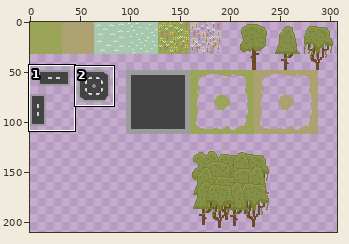
File history of a sprite sheet, sos-game/Assets/Tileset/Tileset - v2.png. The picture above shows the old version from afar; the outline marks the close-up.
Close-up. Before the commit:
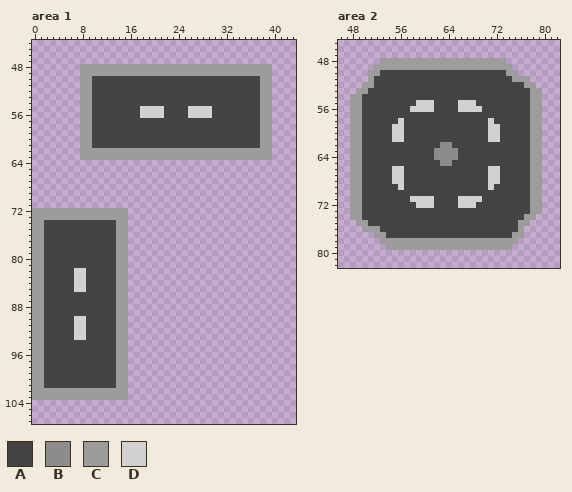
The file is 320x320 pixels. Pixels under 10% opacity are left out. Colours within 5 levels of each other are drawn and written as one. Shown: area 1: x 0..43, y 44..107; area 2: x 46..82, y 45..82. The wide view leaves out empty margins. The commit also changed other parts of the picture, which this record leaves out.
Palette (. is transparent): A #434343  B #8c8c8c  C #9c9c9c  D #d1d1d1
After:
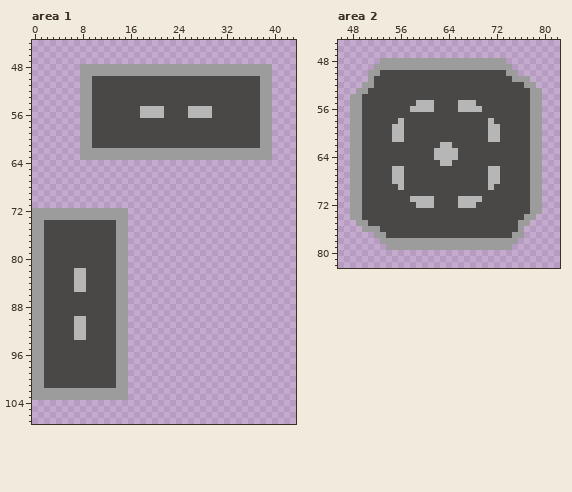
Change:
colour A: #434343 -> #4a4747
colour D: #d1d1d1 -> #b6b6b6
Area 2:
y 62: x 63..64 BB -> DD
y 63..64: x 62..65 BBBB -> DDDD
y 65: x 63..64 BB -> DD
Where, in picture pixels (left, top, right, bottom), the same in both close-ups:
changed: (92, 76, 260, 148)
changed: (44, 220, 116, 388)
changed: (362, 70, 530, 238)
